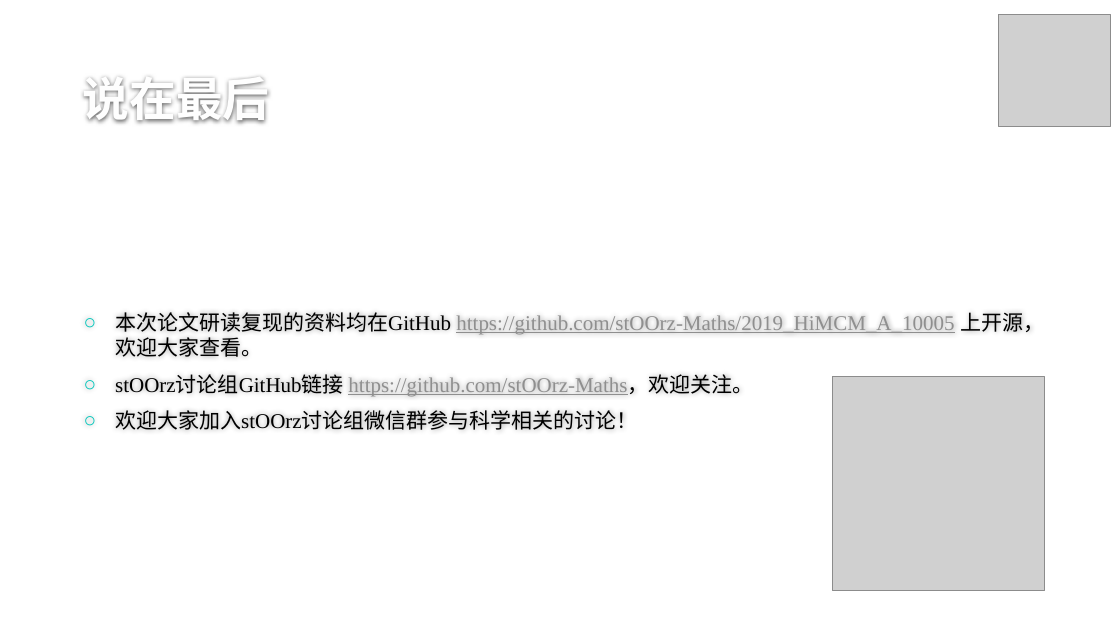
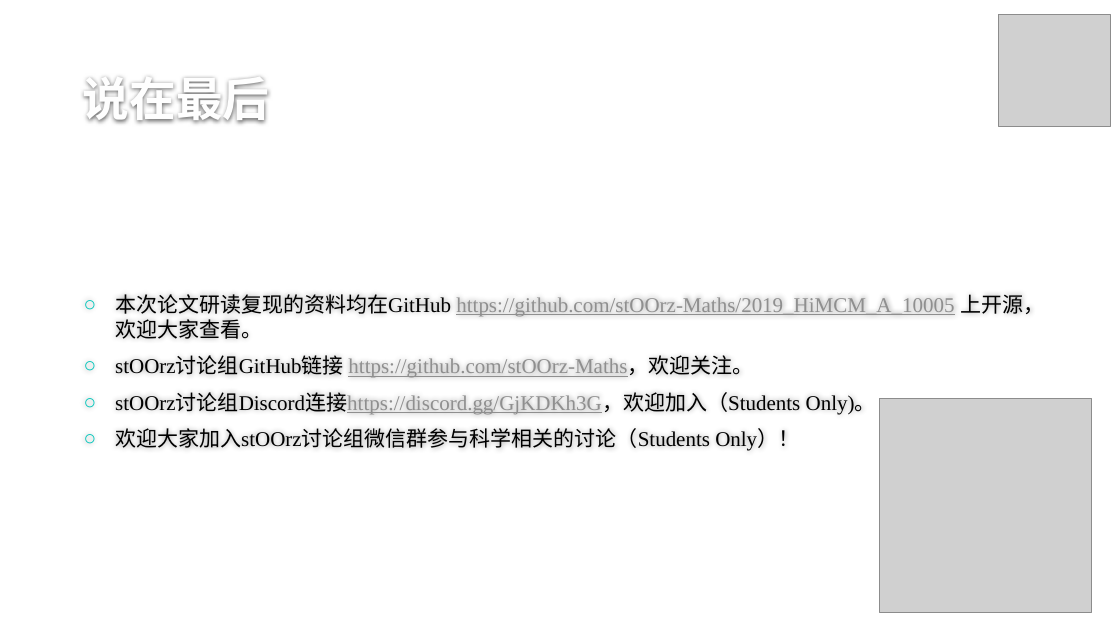
Before and after one commit to stOOrz-Science-Mind/2019_HiMCM_A_10005, a slide deck: slide 44 of 10005.pptx. Drawn at 1120x630 pixels with LibreOffice and Linux fonts; fonts in the diff are those of the drawing; grey boxes stand for pictures; background and template pictures are left out. Boxes give left, top, right and bottom in pixels: in the first picture for what was removed or moved away, otherwise in the second. Text is boxed around its words. In the diff, an @@ line names an element or a change of style, - is before the commit and + after.

Commit message:
add discord

```diff
--- a/10005.pptx
+++ b/10005.pptx
@@ text at (x1=115, y1=394, x2=876, y2=451): text changed @@
-○ 欢迎大家加入stOOrz讨论组微信群参与科学相关的讨论！
+○ stOOrz讨论组Discord连接https://discord.gg/GjKDKh3G，欢迎加入（Students Only)。
+○ 欢迎大家加入stOOrz讨论组微信群参与科学相关的讨论（Students Only）！
@@ picture moved from (x1=833, y1=377, x2=1045, y2=592) to (x1=880, y1=398, x2=1092, y2=613) @@
```
